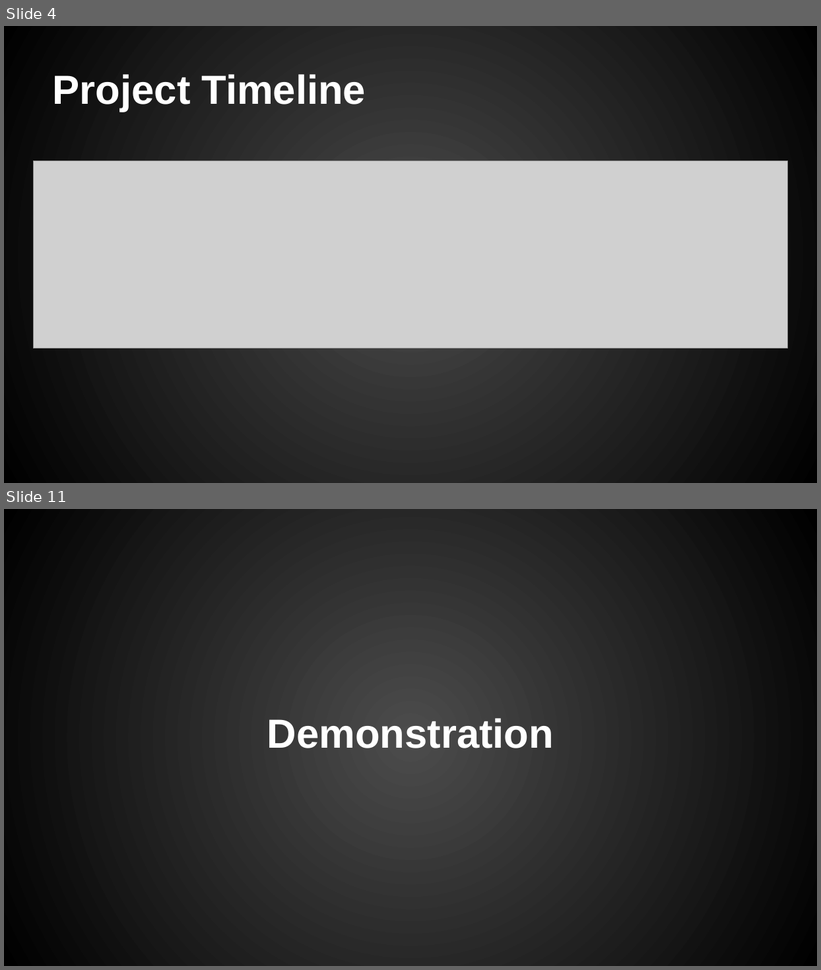
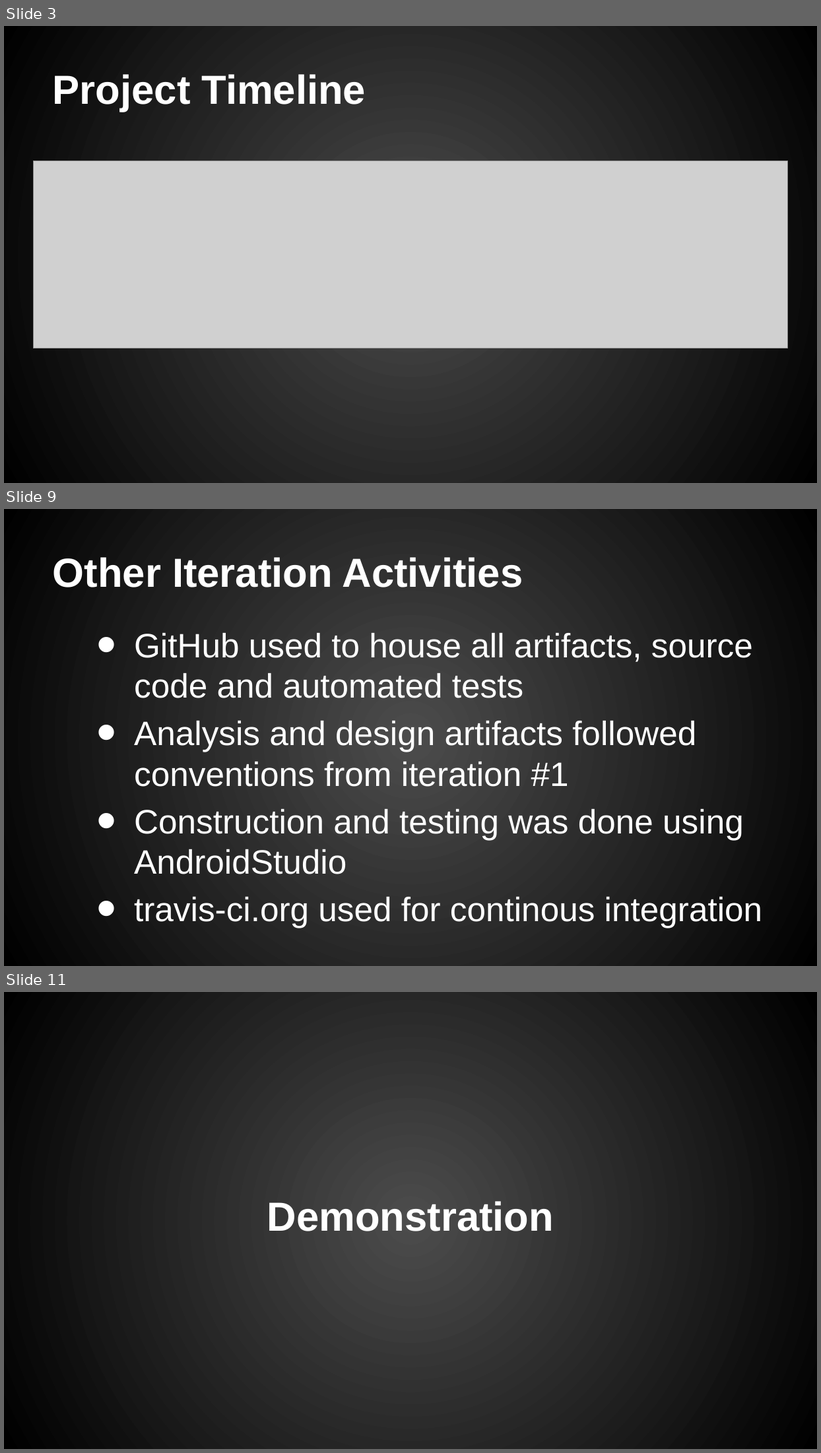
Before and after one commit to chriskdon/chinese-checkers, a slide deck: project-management/binder/iteration2/Curtis/Chinese Checkers - Iteration #2.pptx. Shown one above the other, each under a label of ours: slides 4 and 11 before the commit, slides 3, 9 and 11 after it; the slides between them are not shown. The pictures are 821x970 and 821x1453 pixels, drawn with LibreOffice and Linux fonts; fonts in the diff are those of the drawing; grey boxes stand for pictures; background and template pictures are left out. Boxes give left, top, right and bottom in pixels: in the first picture for what was removed or moved away, otherwise in the second. Text is boxed around its words. In the diff, an @@ line names an element or a change of style, - is before the commit and + after.

Commit message:
finalized Iteration #2 presentation

```diff
--- a/project-management/binder/iteration2/Curtis/Chinese Checkers - Iteration #2.pptx
+++ b/project-management/binder/iteration2/Curtis/Chinese Checkers - Iteration #2.pptx
@@ slide 9 added at <box>4,509,817,966</box>, background gradient #4C4C4C to #000000 @@
@@ title added at <box>53,557,523,588</box>, 36 pt, text #FFFFFF, bold @@
+Other Iteration Activities
@@ text added at <box>134,632,763,928</box>, 30 pt, text #FFFFFF @@
+• GitHub used to house all artifacts, source code and automated tests
+• Analysis and design artifacts followed conventions from iteration #1
+• Construction and testing was done using AndroidStudio
+• travis-ci.org used for continous integration
@@ what was slide 4 is now slide 3 @@
```
Also in this commit, not shown: 2 slides changed, 6 other slides added, 6 slides removed.
